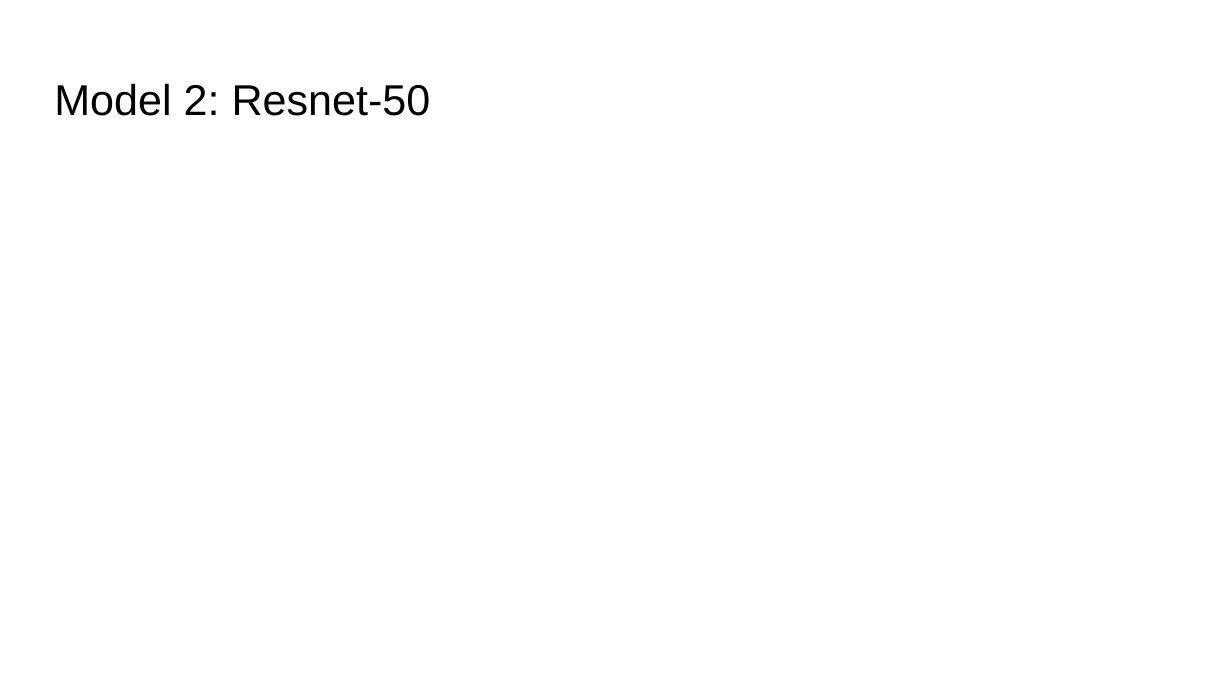
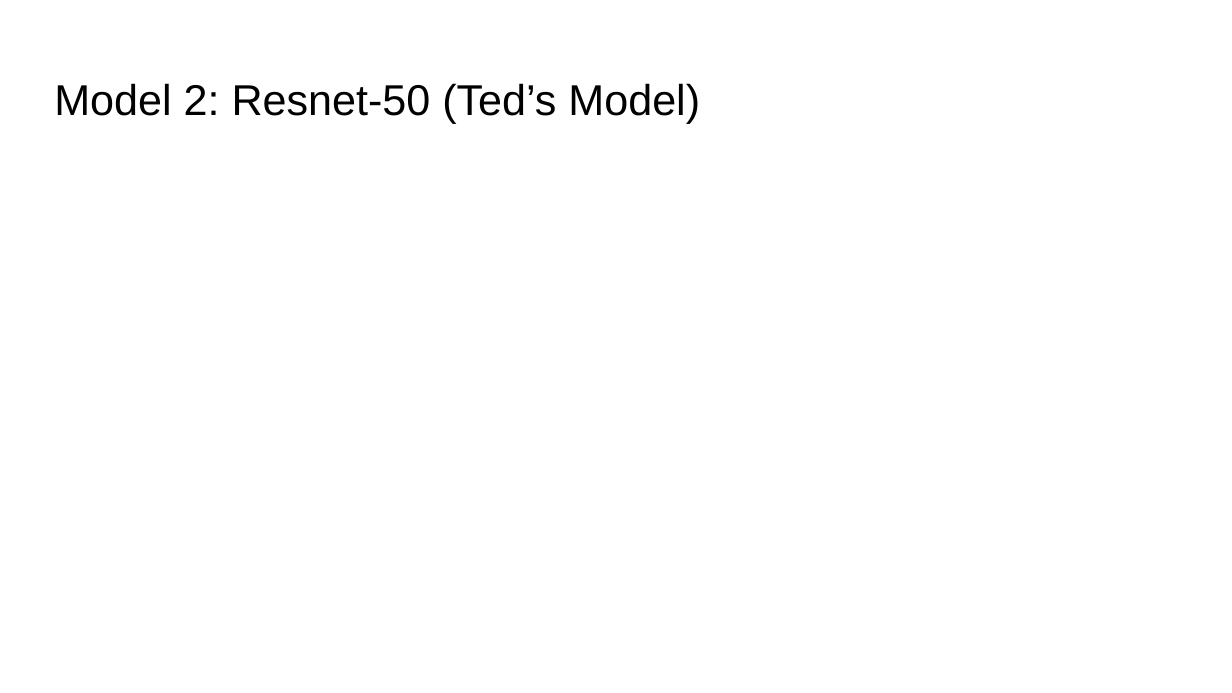
Before and after one commit to Stevenhunter167/Towards-Interpretable-Reinforcement-Learning-Using-Attention-Augmented-Agents-Replication, a slide deck: slide 14 of Presentation.pptx. Drawn at 1232x693 pixels with LibreOffice and Linux fonts; fonts in the diff are those of the drawing. Boxes give left, top, right and bottom in pixels: in the first picture for what was removed or moved away, otherwise in the second. Text is boxed around its words. In the diff, an @@ line names an element or a change of style, - is before the commit and + after.

```diff
--- a/Presentation.pptx
+++ b/Presentation.pptx
@@ title at <box>54,83,700,123</box>: text changed @@
-Model 2: Resnet-50
+Model 2: Resnet-50 (Ted’s Model)
```
Also in this commit, not shown: 12 other slides changed, 1 slide added, 1 other file.
